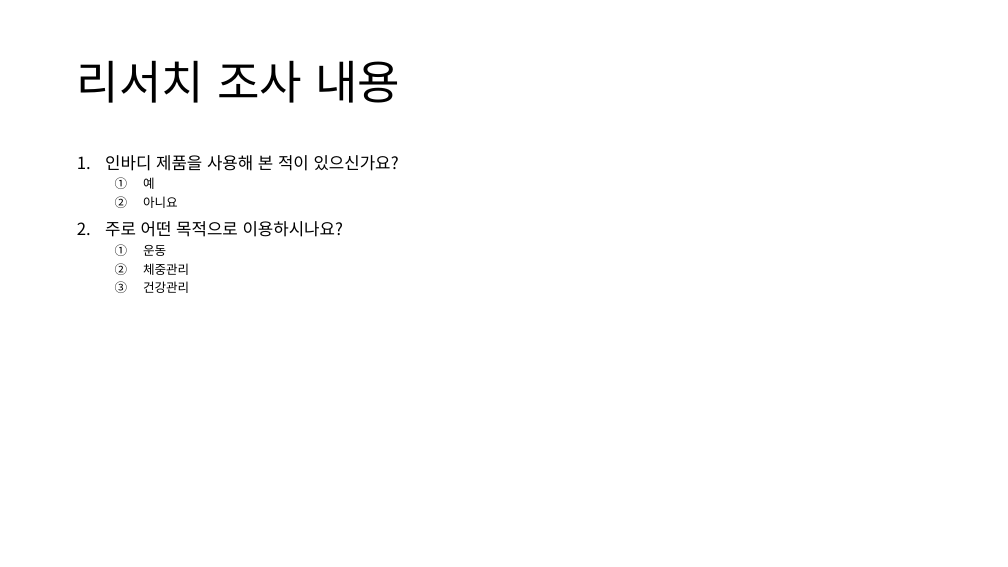
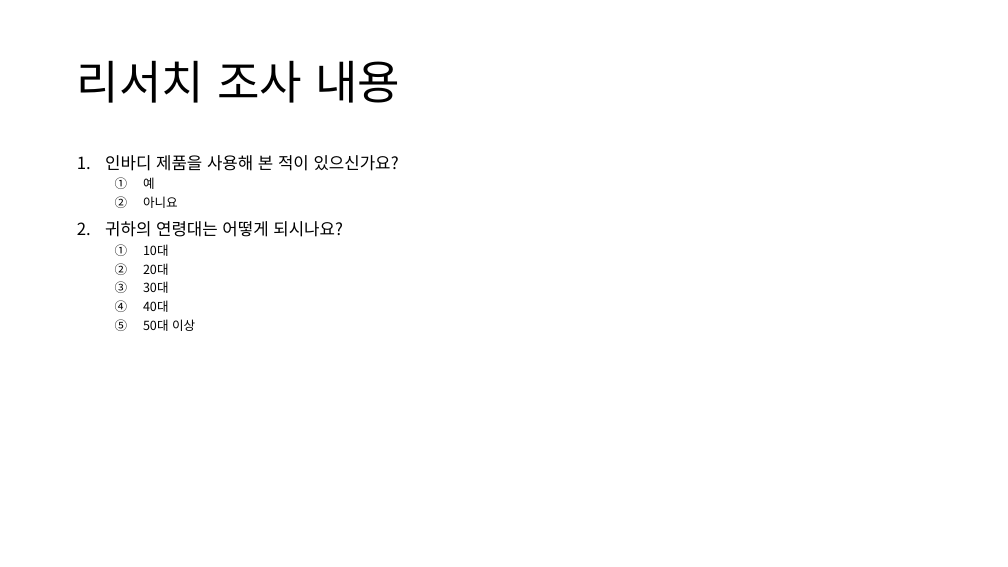
Before and after one commit to JaenyungJeong/JJN, a slide deck: slide 5 of 사용자리서치_정재녕.pptx. Drawn at 1008x567 pixels with LibreOffice and Linux fonts; fonts in the diff are those of the drawing. Boxes give left, top, right and bottom in pixels: in the first picture for what was removed or moved away, otherwise in the second. Text is boxed around its words. In the diff, an @@ line names an element or a change of style, - is before the commit and + after.

```diff
--- a/사용자리서치_정재녕.pptx
+++ b/사용자리서치_정재녕.pptx
@@ text at (105, 221, 343, 331): text changed; size 16 to 12 pt @@
-2. 주로 어떤 목적으로 이용하시나요?
-  1. 운동
-  2. 체중관리
-  3. 건강관리
+2. 귀하의 연령대는 어떻게 되시나요?
+  1. 10대
+  2. 20대
+  3. 30대
+  4. 40대
+  5. 50대 이상
```
Also in this commit, not shown: 1 other file.
